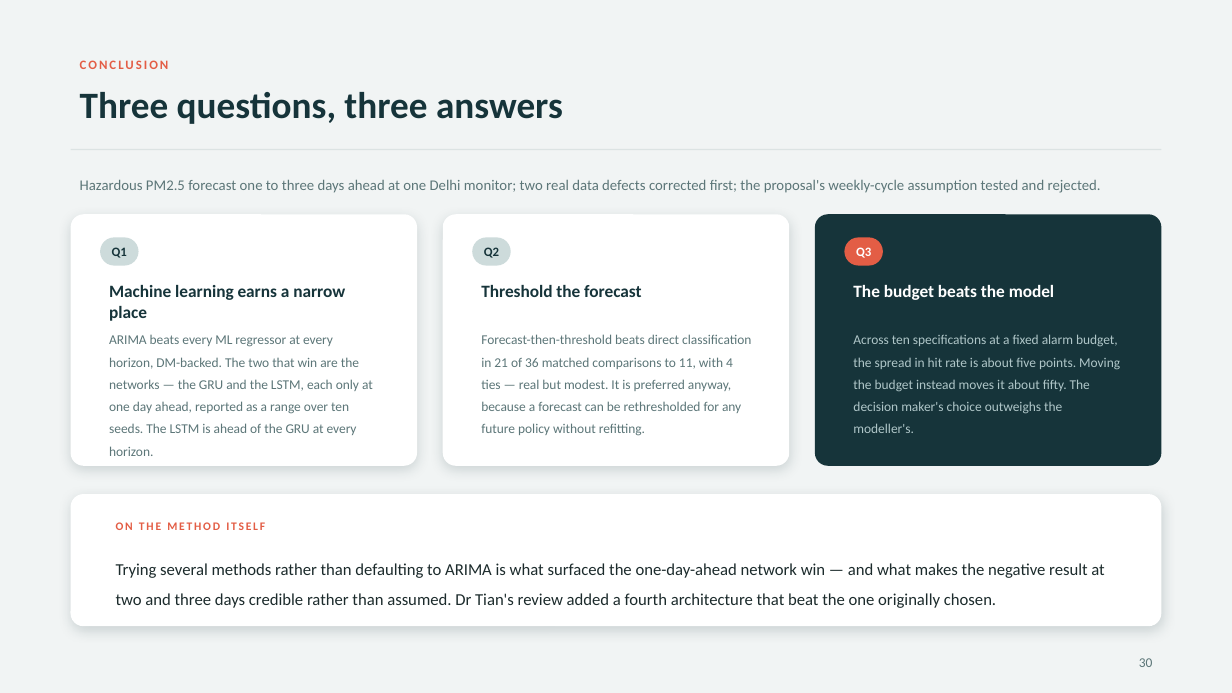
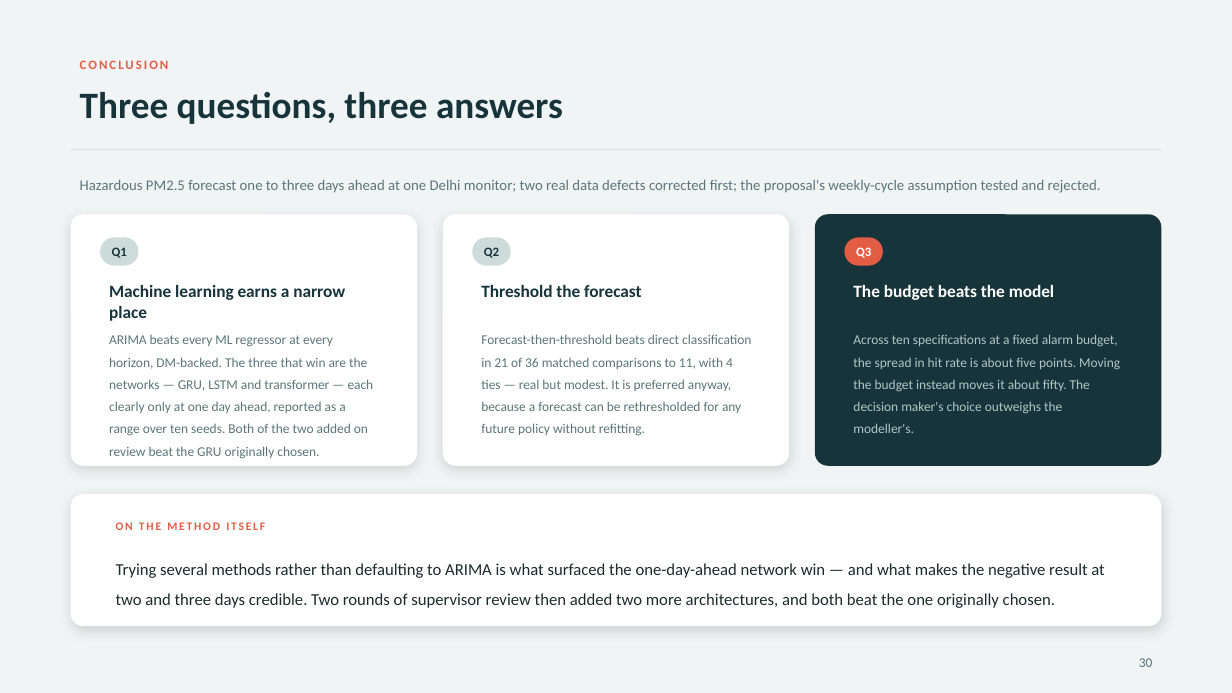
Before and after one commit to JC16092/mth5000-aqi-forecast, a slide deck: slide 30 of presentation/slides_v2.pptx. Drawn at 1232x693 pixels with LibreOffice and Linux fonts; fonts in the diff are those of the drawing. Boxes give left, top, right and bottom in pixels: in the first picture for what was removed or moved away, otherwise in the second. Text is boxed around its words. In the diff, an @@ line names an element or a change of style, - is before the commit and + after.

```diff
--- a/presentation/slides_v2.pptx
+++ b/presentation/slides_v2.pptx
@@ text at (109,335,374,459): text changed @@
-ARIMA beats every ML regressor at every horizon, DM-backed. The two that win are the networks — the GRU and the LSTM, each only at one day ahead, reported as a range over ten seeds. The LSTM is ahead of the GRU at every horizon.
+ARIMA beats every ML regressor at every horizon, DM-backed. The three that win are the networks — GRU, LSTM and transformer — each clearly only at one day ahead, reported as a range over ten seeds. Both of the two added on review beat the GRU originally chosen.
@@ text at (116,563,1104,608): text changed @@
-Trying several methods rather than defaulting to ARIMA is what surfaced the one-day-ahead network win — and what makes the negative result at two and three days credible rather than assumed. Dr Tian's review added a fourth architecture that beat the one originally chosen.
+Trying several methods rather than defaulting to ARIMA is what surfaced the one-day-ahead network win — and what makes the negative result at two and three days credible. Two rounds of supervisor review then added two more architectures, and both beat the one originally chosen.
```
Also in this commit, not shown: 7 other slides changed, 3 other files.
